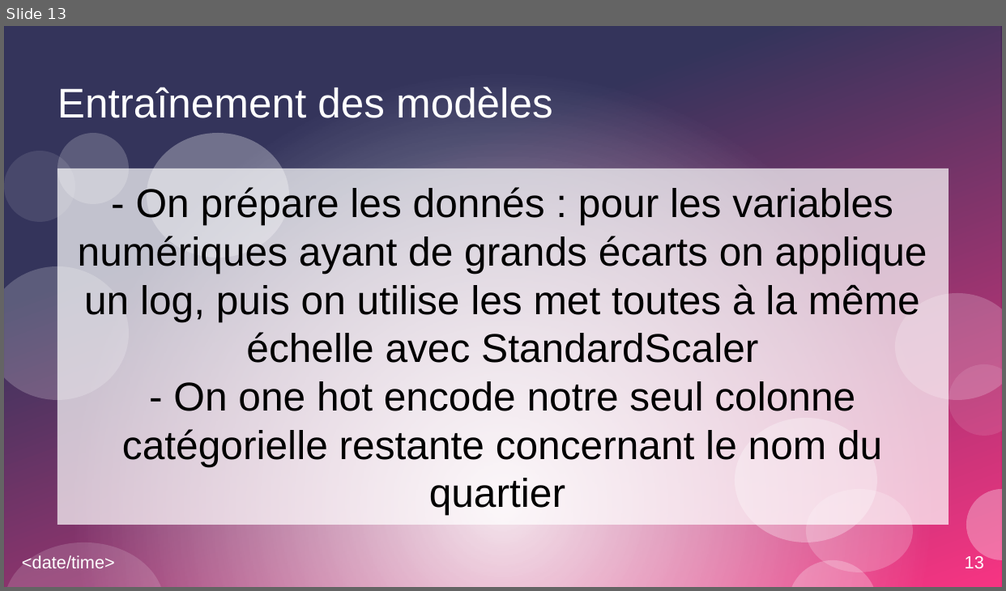
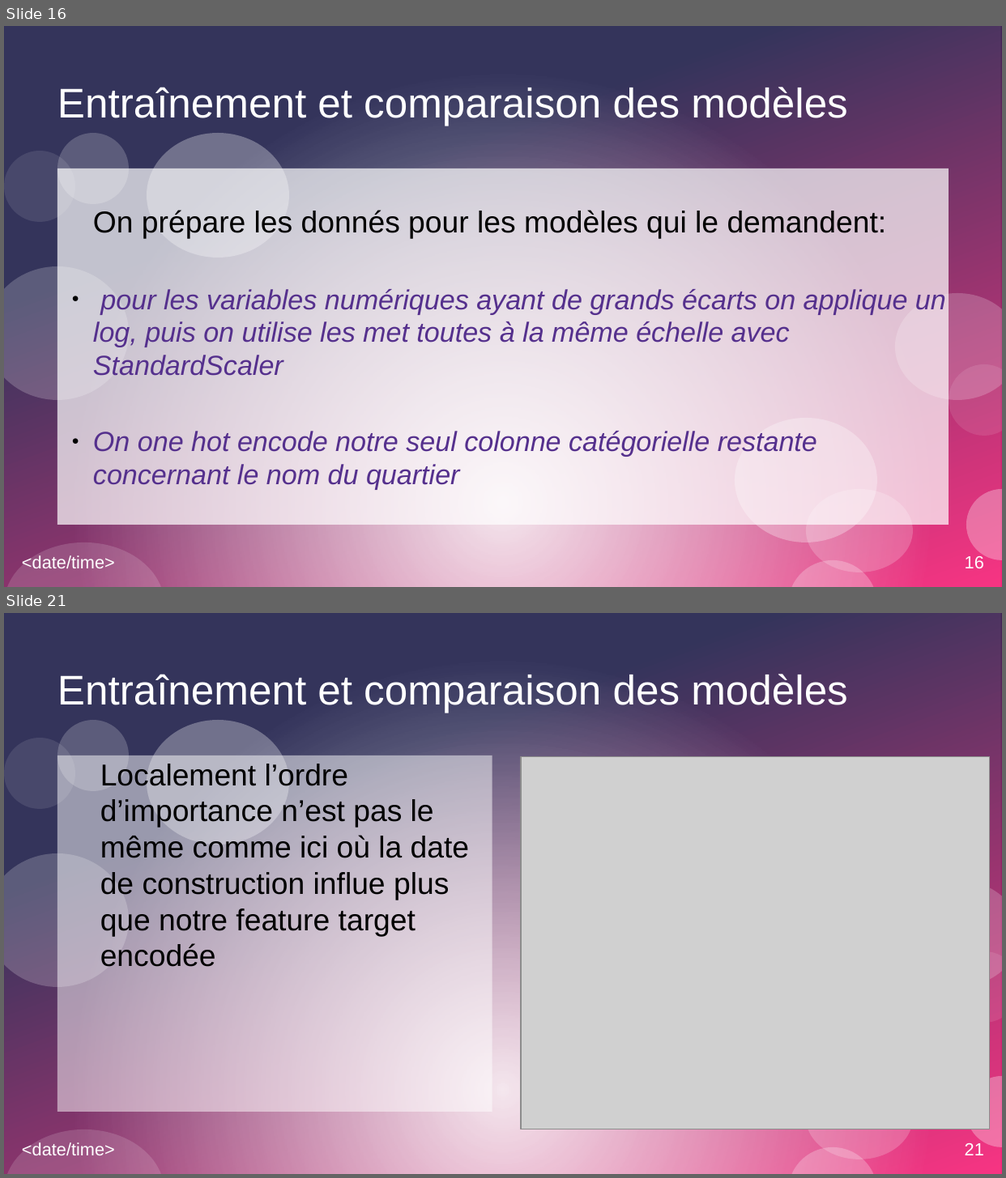
Before and after one commit to Apinsun/Projet3, a slide deck: présentation.odp. Shown one above the other, each under a label of ours: slide 13 before the commit, slides 16 and 21 after it; the slides between them are not shown. The pictures are 1006x591 and 1006x1178 pixels, drawn with LibreOffice and Linux fonts; fonts in the diff are those of the drawing; grey boxes stand for pictures. Boxes give left, top, right and bottom in pixels: in the first picture for what was removed or moved away, otherwise in the second. Text is boxed around its words. In the diff, an @@ line names an element or a change of style, - is before the commit and + after.

```diff
--- a/présentation.odp
+++ b/présentation.odp
@@ slide 21 added at bbox=[4, 613, 1002, 1174], background #FFFFFF; not listed: 15 template elements that a slide beside it also shows @@
@@ title added at bbox=[57, 674, 848, 713], 33 pt, text #FFFFFF @@
+Entraînement et comparaison des modèles
@@ text added at bbox=[57, 756, 492, 1112], fill #FFFFFF at 50% opacity, 24 pt, text #000000 @@
+Localement l’ordre d’importance n’est pas le même comme ici où la date de construction influe plus que notre feature target encodée
@@ picture added at bbox=[521, 757, 990, 1130] @@
@@ what was slide 13 is now slide 16 @@
@@ slide 16 changed as well @@
@@ title at bbox=[57, 87, 848, 126]: text changed @@
-Entraînement des modèles
+Entraînement et comparaison des modèles
@@ subtitle at bbox=[93, 210, 946, 490]: text changed; size 32 to 22 pt; text colour #000000 to #55308D; italic on @@
-- On prépare les donnés : pour les variables numériques ayant de grands écarts on applique un log, puis on utilise les met toutes à la même échelle avec StandardScaler
-- On one hot encode notre seul colonne catégorielle restante concernant le nom du quartier
+On prépare les donnés pour les modèles qui le demandent:
+● pour les variables numériques ayant de grands écarts on applique un log, puis on utilise les met toutes à la même échelle avec StandardScaler
+● On one hot encode notre seul colonne catégorielle restante concernant le nom du quartier
@@ page number at bbox=[965, 555, 984, 569]: text changed @@
-13
+16
```
Also in this commit, not shown: 12 other slides changed, 7 other slides added, 2 slides removed, 1 other file.
